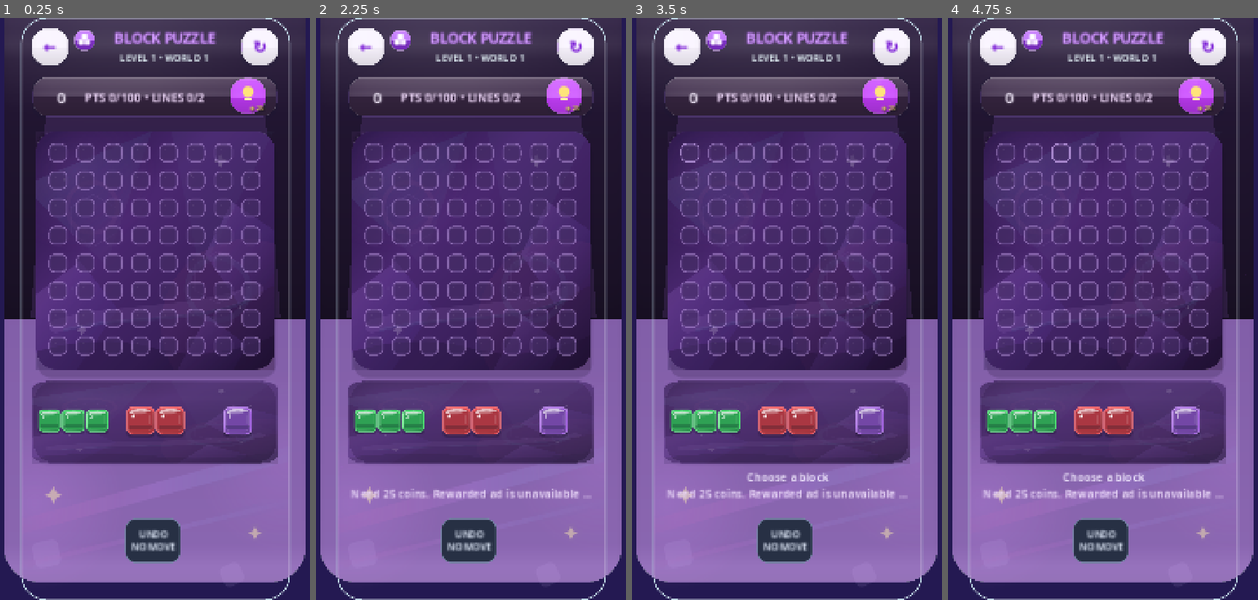
Above: before the commit, frames 1-4 (left to right).
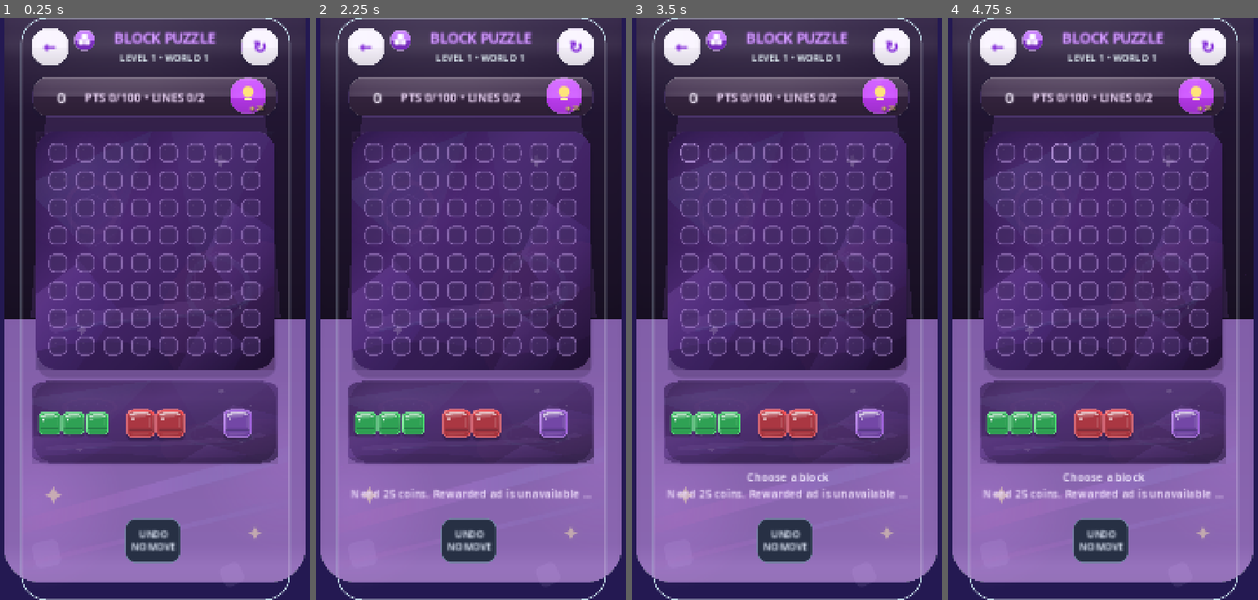
Above: after the commit, the same moments.

Repository: eghosa001/unjam
Game: Godot game, scene res://scenes/BlockPuzzle.tscn
The game is run twice, just before and just after one commit, with the same random seed, the same clock (stepped at 60 frames per second) and the same inputs. This scene is started directly instead of the project's main scene.
Inputs (mouse positions are in pixels of both pictures, inside the frame that each line leads up to):
- Up to frame 1 (0.25 s): no input
- Up to frame 2 (2.25 s): click "←" at 0.5 s; click "↻" at 1.25 s; click "◈25" at 2 s
- Up to frame 3 (3.5 s): click (690, 151) at 2.77 s
- Up to frame 4 (4.75 s): click (1034, 151) at 3.52 s; click (1062, 151) at 4.27 s

The runs differ from the first frame. In frame 1, 1.4% of the frame differs, in the area x 11-82%, y 66-73%; in frame 2, 1.4%; in frame 3, 1.4%; in frame 4, 1.4%.

Commit message:
Use full tray width and taller slots to enlarge all three Block Puzzle pieces without moving the 8x8 board

Diff:
--- a/scripts/game/block_puzzle_3d.gd
+++ b/scripts/game/block_puzzle_3d.gd
@@ -254,7 +254,7 @@
 	piece_row.name = "BlockPieceRow"
 	piece_row.alignment = BoxContainer.ALIGNMENT_CENTER
 	piece_row.add_theme_constant_override("separation", 7)
-	FigmaReferenceCanvas.set_rect(piece_row, 20, 536, 350, 96)
+	FigmaReferenceCanvas.set_rect(piece_row, 20, 532, 350, 110)
 	canvas.add_child(piece_row)
 
 	var status_region := Control.new()
@@ -383,9 +383,11 @@
 
 func _tray_piece_button_size() -> Vector2:
 	# This scene is authored on a 390x844 Figma canvas and scales uniformly as a
-	# whole. Keep three 104px slots inside the 326px row while trimming unused
-	# vertical tray space so the blocks themselves own the visual hierarchy.
-	return Vector2(104, 96)
+	# whole. The former 104px slots wasted 24px of horizontal room and made
+	# the bricks look tiny beside the board-sized drag preview. Three 112px
+	# slots plus two 7px gutters now fill the actual 350px row; the full
+	# 104px vertical slot still stays within the existing 120px tray card.
+	return Vector2(112, 104)
 
 func load_level() -> void:
 	_clear_transition_active = false
